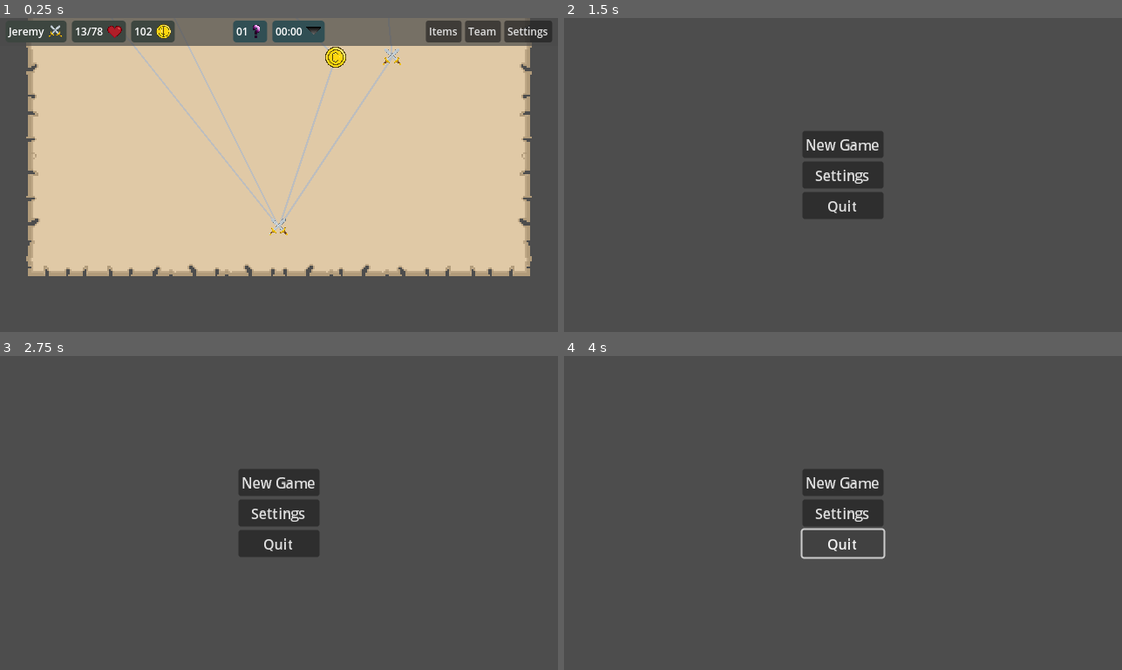
Above: before the commit, frames 1-4 (two rows, left to right).
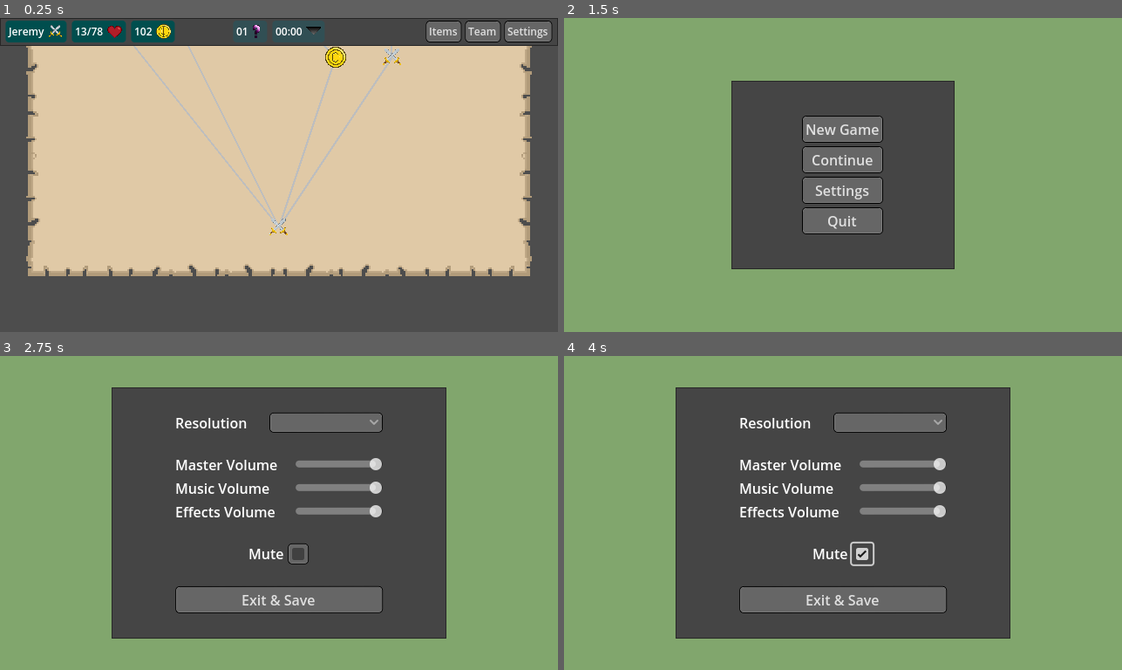
Above: after the commit, the same moments.

Repository: Willi-bot/GameProject
Game: Godot game, scene res://scenes/overworld/overworld.tscn
The game is run twice, just before and just after one commit, with the same random seed, the same clock (stepped at 60 frames per second) and the same inputs. This scene is started directly instead of the project's main scene.
Inputs (mouse positions are in pixels of both pictures, inside the frame that each line leads up to):
- Up to frame 1 (0.25 s): no input
- Up to frame 2 (1.5 s): click "Settings" at 0.5 s; click "Main Menu" at 1.25 s
- Up to frame 3 (2.75 s): click (279, 528) at 2 s, where only the run after the commit has a clickable "Settings"
- Up to frame 4 (4 s): click (887, 421) at 2.77 s; click (859, 553) at 3.52 s

The runs differ from the first frame. In frame 1, 7.1% of the frame differs, in the area x 0-100%, y 0-9%; in frame 2, 81%, in the area x 0-100%, y 0-100%; in frame 3, 60%; in frame 4, 60%.
Error before the commit: Invalid assignment of property or key 'paused' with value of type 'bool' on a base object of type 'null instance'. (res://scenes/overworld/pause/pause_menu.gd:…
Error after the commit: Invalid assignment of property or key 'visible' with value of type 'bool' on a base object of type 'null instance'. (res://scenes/main_menu/main_menu.gd:10)

Commit message:
add first draft of base theme, add logic for battle theme

Diff:
--- /dev/null
+++ b/gameproject/BaseTheme.tres
@@ -0,0 +1,49 @@
+[gd_resource type="Theme" load_steps=4 format=3 uid="uid://6y50peg58foq"]
+
+[sub_resource type="StyleBoxFlat" id="StyleBoxFlat_r34f5"]
+content_margin_left = 4.0
+content_margin_top = 4.0
+content_margin_right = 4.0
+content_margin_bottom = 4.0
+border_width_left = 1
+border_width_top = 1
+border_width_right = 1
+border_width_bottom = 1
+border_color = Color(0, 0, 0, 1)
+corner_radius_top_left = 4
+corner_radius_top_right = 4
+corner_radius_bottom_right = 4
+corner_radius_bottom_left = 4
+
+[sub_resource type="StyleBoxFlat" id="StyleBoxFlat_o3lb2"]
+content_margin_left = 4.0
+content_margin_top = 4.0
+content_margin_right = 4.0
+content_margin_bottom = 4.0
+bg_color = Color(0.6, 0.6, 0.6, 0.392157)
+border_width_left = 1
+border_width_top = 1
+border_width_right = 1
+border_width_bottom = 1
+border_color = Color(0, 0, 0, 1)
+corner_radius_top_left = 4
+corner_radius_top_right = 4
+corner_radius_bottom_right = 4
+corner_radius_bottom_left = 4
+
+[sub_resource type="StyleBoxFlat" id="StyleBoxFlat_sepei"]
+content_margin_left = 6.0
+content_margin_top = 6.0
+content_margin_right = 6.0
+content_margin_bottom = 6.0
+bg_color = Color(0.270588, 0.270588, 0.270588, 1)
+border_width_left = 1
+border_width_top = 1
+border_width_right = 1
+border_width_bottom = 1
+border_color = Color(0.154876, 0.154876, 0.154876, 1)
+
+[resource]
+Button/styles/hover = SubResource("StyleBoxFlat_r34f5")
+Button/styles/normal = SubResource("StyleBoxFlat_o3lb2")
+PanelContainer/styles/panel = SubResource("StyleBoxFlat_sepei")
--- /dev/null
+++ b/gameproject/scenes/battle/BattleTheme.tres
@@ -0,0 +1,3 @@
+[gd_resource type="Theme" format=3 uid="uid://b7xxgdb6l1oo8"]
+
+[resource]
--- a/gameproject/scenes/battle/battle.tscn
+++ b/gameproject/scenes/battle/battle.tscn
@@ -1,6 +1,7 @@
-[gd_scene load_steps=6 format=3 uid="uid://ddcqmwgt0m5rv"]
+[gd_scene load_steps=7 format=3 uid="uid://ddcqmwgt0m5rv"]
 
 [ext_resource type="Script" path="res://scenes/battle/battle_manager.gd" id="1_a8f3l"]
+[ext_resource type="Theme" uid="uid://b7xxgdb6l1oo8" path="res://scenes/battle/BattleTheme.tres" id="2_7y84o"]
 [ext_resource type="Texture2D" uid="uid://w1gybd0e0wt7" path="res://imgs/Background.png" id="2_ygs6r"]
 [ext_resource type="Texture2D" uid="uid://c16f4sj5ycduf" path="res://imgs/target_icon.png" id="3_gv6ij"]
 
@@ -35,6 +36,7 @@
 anchor_bottom = 1.0
 grow_horizontal = 2
 grow_vertical = 2
+theme = ExtResource("2_7y84o")
 theme_override_styles/panel = SubResource("StyleBoxTexture_6e2ut")
 
 [node name="TargetIcon" type="TextureRect" parent="."]
--- a/gameproject/scenes/main_menu/main_menu.tscn
+++ b/gameproject/scenes/main_menu/main_menu.tscn
@@ -1,6 +1,10 @@
-[gd_scene load_steps=2 format=3 uid="uid://dnlfem8u3gk6f"]
+[gd_scene load_steps=4 format=3 uid="uid://dnlfem8u3gk6f"]
 
 [ext_resource type="Script" path="res://scenes/main_menu/main_menu.gd" id="1_66cqi"]
+[ext_resource type="Theme" uid="uid://6y50peg58foq" path="res://BaseTheme.tres" id="2_1p5wg"]
+
+[sub_resource type="StyleBoxFlat" id="StyleBoxFlat_du2qp"]
+bg_color = Color(0.50532, 0.651007, 0.425991, 1)
 
 [node name="MainMenu" type="Control"]
 layout_mode = 3
@@ -11,40 +15,52 @@
 grow_vertical = 2
 script = ExtResource("1_66cqi")
 
-[node name="MarginContainer" type="MarginContainer" parent="."]
+[node name="SettingsBackground" type="Panel" parent="."]
 layout_mode = 1
-anchors_preset = 8
-anchor_left = 0.5
-anchor_top = 0.5
-anchor_right = 0.5
-anchor_bottom = 0.5
-offset_left = -20.0
-offset_top = -22.0
-offset_right = 20.0
-offset_bottom = 22.0
+anchors_preset = 15
+anchor_right = 1.0
+anchor_bottom = 1.0
 grow_horizontal = 2
 grow_vertical = 2
+theme_override_styles/panel = SubResource("StyleBoxFlat_du2qp")
 
-[node name="VBoxContainer" type="VBoxContainer" parent="MarginContainer"]
+[node name="PanelContainer" type="PanelContainer" parent="."]
+layout_mode = 1
+anchors_preset = -1
+anchor_left = 0.3
+anchor_top = 0.2
+anchor_right = 0.7
+anchor_bottom = 0.8
+grow_horizontal = 2
+grow_vertical = 2
+theme = ExtResource("2_1p5wg")
+
+[node name="VBoxContainer" type="VBoxContainer" parent="PanelContainer"]
 layout_mode = 2
+size_flags_horizontal = 4
+size_flags_vertical = 4
 
-[node name="New Game" type="Button" parent="MarginContainer/VBoxContainer"]
+[node name="New Game" type="Button" parent="PanelContainer/VBoxContainer"]
 layout_mode = 2
+theme = ExtResource("2_1p5wg")
 text = "New Game"
 
-[node name="Continue" type="Button" parent="MarginContainer/VBoxContainer"]
+[node name="Continue" type="Button" parent="PanelContainer/VBoxContainer"]
 layout_mode = 2
+theme = ExtResource("2_1p5wg")
 text = "Continue"
 
-[node name="Settings" type="Button" parent="MarginContainer/VBoxContainer"]
+[node name="Settings" type="Button" parent="PanelContainer/VBoxContainer"]
 layout_mode = 2
+theme = ExtResource("2_1p5wg")
 text = "Settings"
 
-[node name="Quit" type="Button" parent="MarginContainer/VBoxContainer"]
+[node name="Quit" type="Button" parent="PanelContainer/VBoxContainer"]
 layout_mode = 2
+theme = ExtResource("2_1p5wg")
 text = "Quit"
 
-[connection signal="pressed" from="MarginContainer/VBoxContainer/New Game" to="." method="_on_new_game_pressed"]
-[connection signal="pressed" from="MarginContainer/VBoxContainer/Continue" to="." method="_on_continue_pressed"]
-[connection signal="pressed" from="MarginContainer/VBoxContainer/Settings" to="." method="_on_settings_pressed"]
-[connection signal="pressed" from="MarginContainer/VBoxContainer/Quit" to="." method="_on_quit_pressed"]
+[connection signal="pressed" from="PanelContainer/VBoxContainer/New Game" to="." method="_on_new_game_pressed"]
+[connection signal="pressed" from="PanelContainer/VBoxContainer/Continue" to="." method="_on_continue_pressed"]
+[connection signal="pressed" from="PanelContainer/VBoxContainer/Settings" to="." method="_on_settings_pressed"]
+[connection signal="pressed" from="PanelContainer/VBoxContainer/Quit" to="." method="_on_quit_pressed"]
--- a/gameproject/scenes/overworld/items/items_menu.tscn
+++ b/gameproject/scenes/overworld/items/items_menu.tscn
@@ -2,27 +2,12 @@
 
 [ext_resource type="Script" path="res://scenes/overworld/items/items_menu.gd" id="1_wqkn4"]
 [ext_resource type="Shader" path="res://scenes/overworld/menu.gdshader" id="2_84ve2"]
+[ext_resource type="Theme" uid="uid://6y50peg58foq" path="res://BaseTheme.tres" id="3_4i8s2"]
 [ext_resource type="Texture2D" uid="uid://cnnuw6fwsulon" path="res://imgs/quit_icon.png" id="3_b15mb"]
 
 [sub_resource type="ShaderMaterial" id="ShaderMaterial_kskb7"]
 shader = ExtResource("2_84ve2")
 shader_parameter/gray_level = 1.0
-
-[sub_resource type="StyleBoxFlat" id="StyleBoxFlat_3bb2l"]
-content_margin_left = 12.0
-content_margin_top = 12.0
-content_margin_right = 12.0
-content_margin_bottom = 12.0
-bg_color = Color(0.474317, 0.400875, 0.338216, 1)
-border_width_left = 4
-border_width_top = 4
-border_width_right = 4
-border_width_bottom = 4
-border_color = Color(0, 0, 0, 1)
-corner_radius_top_left = 12
-corner_radius_top_right = 12
-corner_radius_bottom_right = 12
-corner_radius_bottom_left = 12
 
 [sub_resource type="StyleBoxFlat" id="StyleBoxFlat_yo7er"]
 content_margin_left = 4.0
@@ -65,7 +50,7 @@
 offset_bottom = 20.0
 grow_horizontal = 2
 grow_vertical = 2
-theme_override_styles/panel = SubResource("StyleBoxFlat_3bb2l")
+theme = ExtResource("3_4i8s2")
 
 [node name="HBoxContainer" type="VBoxContainer" parent="Panel Container"]
 layout_mode = 2
--- a/gameproject/scenes/overworld/overworld.tscn
+++ b/gameproject/scenes/overworld/overworld.tscn
@@ -11,18 +11,16 @@
 [ext_resource type="Texture2D" uid="uid://b2tgn71mejkg6" path="res://imgs/overworld_icons/question_mark_icon.png" id="8_7ftgb"]
 [ext_resource type="Texture2D" uid="uid://c16f4sj5ycduf" path="res://imgs/target_icon.png" id="9_lpb8i"]
 [ext_resource type="Script" path="res://scenes/overworld/menu_layer.gd" id="10_77ouk"]
+[ext_resource type="Theme" uid="uid://6y50peg58foq" path="res://BaseTheme.tres" id="10_m6pb5"]
 [ext_resource type="PackedScene" uid="uid://dnnke485su8a5" path="res://scenes/overworld/team/team_menu.tscn" id="12_ot02u"]
 [ext_resource type="PackedScene" uid="uid://cey85v4ldsstb" path="res://scenes/overworld/items/items_menu.tscn" id="13_1g3oo"]
 
-[sub_resource type="StyleBoxFlat" id="StyleBoxFlat_gpnix"]
-bg_color = Color(0.294118, 0.294118, 0.294118, 0.709804)
-
-[sub_resource type="StyleBoxFlat" id="StyleBoxFlat_qs3os"]
+[sub_resource type="StyleBoxFlat" id="StyleBoxFlat_1ioep"]
 content_margin_left = 4.0
 content_margin_top = 4.0
 content_margin_right = 4.0
 content_margin_bottom = 4.0
-bg_color = Color(0.238593, 0.273226, 0.252163, 1)
+bg_color = Color(0, 0.305944, 0.30655, 1)
 corner_radius_top_left = 4
 corner_radius_top_right = 4
 corner_radius_bottom_right = 4
@@ -39,6 +37,8 @@
 corner_radius_bottom_right = 4
 corner_radius_bottom_left = 4
 
+[sub_resource type="Theme" id="Theme_7keqo"]
+
 [node name="Overworld" type="Control"]
 layout_mode = 3
 anchors_preset = 15
@@ -80,7 +80,7 @@
 anchor_bottom = 1.0
 grow_horizontal = 2
 grow_vertical = 2
-theme_override_styles/panel = SubResource("StyleBoxFlat_gpnix")
+theme = ExtResource("10_m6pb5")
 
 [node name="Info" type="HBoxContainer" parent="TopMenu/TopMenu"]
 layout_mode = 1
@@ -98,12 +98,13 @@
 
 [node name="NameContainer" type="PanelContainer" parent="TopMenu/TopMenu/Info/PlayerInfo"]
 layout_mode = 2
-size_flags_horizontal = 4
-size_flags_vertical = 4
-theme_override_styles/panel = SubResource("StyleBoxFlat_qs3os")
+size_flags_horizontal = 6
+size_flags_vertical = 4
+theme_override_styles/panel = SubResource("StyleBoxFlat_1ioep")
 
 [node name="NameBox" type="HBoxContainer" parent="TopMenu/TopMenu/Info/PlayerInfo/NameContainer"]
 layout_mode = 2
+theme = ExtResource("10_m6pb5")
 
 [node name="Name" type="Label" parent="TopMenu/TopMenu/Info/PlayerInfo/NameContainer/NameBox"]
 layout_mode = 2
@@ -122,7 +123,7 @@
 layout_mode = 2
 size_flags_horizontal = 4
 size_flags_vertical = 4
-theme_override_styles/panel = SubResource("StyleBoxFlat_qs3os")
+theme_override_styles/panel = SubResource("StyleBoxFlat_1ioep")
 
 [node name="HealthBox" type="HBoxContainer" parent="TopMenu/TopMenu/Info/PlayerInfo/HealthContainer"]
 layout_mode = 2
@@ -141,7 +142,7 @@
 [node name="GoldContainer" type="PanelContainer" parent="TopMenu/TopMenu/Info/PlayerInfo"]
 layout_mode = 2
 size_flags_vertical = 4
-theme_override_styles/panel = SubResource("StyleBoxFlat_qs3os")
+theme_override_styles/panel = SubResource("StyleBoxFlat_1ioep")
 
 [node name="GoldBox" type="HBoxContainer" parent="TopMenu/TopMenu/Info/PlayerInfo/GoldContainer"]
 layout_mode = 2
@@ -206,22 +207,26 @@
 [node name="Controls" type="HBoxContainer" parent="TopMenu/TopMenu/Info"]
 layout_mode = 2
 size_flags_horizontal = 10
+theme = SubResource("Theme_7keqo")
 
 [node name="Items" type="Button" parent="TopMenu/TopMenu/Info/Controls"]
 layout_mode = 2
 size_flags_vertical = 4
+theme = ExtResource("10_m6pb5")
 theme_override_font_sizes/font_size = 12
 text = "Items"
 
 [node name="Team" type="Button" parent="TopMenu/TopMenu/Info/Controls"]
 layout_mode = 2
 size_flags_vertical = 4
+theme = ExtResource("10_m6pb5")
 theme_override_font_sizes/font_size = 12
 text = "Team"
 
 [node name="Settings" type="Button" parent="TopMenu/TopMenu/Info/Controls"]
 layout_mode = 2
 size_flags_vertical = 4
+theme = ExtResource("10_m6pb5")
 theme_override_font_sizes/font_size = 12
 text = "Settings"
 
--- a/gameproject/scenes/overworld/pause/pause_menu.gd
+++ b/gameproject/scenes/overworld/pause/pause_menu.gd
@@ -38,5 +38,5 @@
 
 
 func _on_main_menu_pressed() -> void:
+	resume()
 	get_tree().change_scene_to_file("res://scenes/main_menu/main_menu.tscn")
-	resume()
--- a/gameproject/scenes/overworld/pause/pause_menu.tscn
+++ b/gameproject/scenes/overworld/pause/pause_menu.tscn
@@ -3,26 +3,11 @@
 [ext_resource type="Script" path="res://scenes/overworld/pause/pause_menu.gd" id="1_4nsvc"]
 [ext_resource type="Shader" path="res://scenes/overworld/menu.gdshader" id="1_18xl2"]
 [ext_resource type="Texture2D" uid="uid://cnnuw6fwsulon" path="res://imgs/quit_icon.png" id="3_tp2jb"]
+[ext_resource type="Theme" uid="uid://6y50peg58foq" path="res://BaseTheme.tres" id="3_v1csx"]
 
 [sub_resource type="ShaderMaterial" id="ShaderMaterial_cov8m"]
 shader = ExtResource("1_18xl2")
 shader_parameter/gray_level = 0.0
-
-[sub_resource type="StyleBoxFlat" id="StyleBoxFlat_tn4jl"]
-content_margin_left = 12.0
-content_margin_top = 12.0
-content_margin_right = 12.0
-content_margin_bottom = 12.0
-bg_color = Color(0.26293, 0.131006, 0.00471501, 1)
-border_width_left = 4
-border_width_top = 4
-border_width_right = 4
-border_width_bottom = 4
-border_color = Color(0, 0, 0, 1)
-corner_radius_top_left = 12
-corner_radius_top_right = 12
-corner_radius_bottom_right = 12
-corner_radius_bottom_left = 12
 
 [sub_resource type="Animation" id="Animation_4dahd"]
 length = 0.001
@@ -117,7 +102,7 @@
 offset_bottom = 20.0
 grow_horizontal = 2
 grow_vertical = 2
-theme_override_styles/panel = SubResource("StyleBoxFlat_tn4jl")
+theme = ExtResource("3_v1csx")
 
 [node name="Close" type="TextureButton" parent="PanelContainer"]
 layout_mode = 2
--- a/gameproject/scenes/overworld/team/team_menu.tscn
+++ b/gameproject/scenes/overworld/team/team_menu.tscn
@@ -3,27 +3,12 @@
 [ext_resource type="Script" path="res://scenes/overworld/team/team_menu.gd" id="1_d6qbb"]
 [ext_resource type="Shader" path="res://scenes/overworld/menu.gdshader" id="2_xdjwe"]
 [ext_resource type="Texture2D" uid="uid://cnnuw6fwsulon" path="res://imgs/quit_icon.png" id="3_88gxv"]
+[ext_resource type="Theme" uid="uid://6y50peg58foq" path="res://BaseTheme.tres" id="3_gfvmk"]
 [ext_resource type="Texture2D" uid="uid://12477ptjebh6" path="res://imgs/player.png" id="4_0t58w"]
 
 [sub_resource type="ShaderMaterial" id="ShaderMaterial_5rp5v"]
 shader = ExtResource("2_xdjwe")
 shader_parameter/gray_level = 1.0
-
-[sub_resource type="StyleBoxFlat" id="StyleBoxFlat_twlaw"]
-content_margin_left = 12.0
-content_margin_top = 12.0
-content_margin_right = 12.0
-content_margin_bottom = 12.0
-bg_color = Color(0.452775, 0.254769, 0.854527, 1)
-border_width_left = 4
-border_width_top = 4
-border_width_right = 4
-border_width_bottom = 4
-border_color = Color(0, 0, 0, 1)
-corner_radius_top_left = 12
-corner_radius_top_right = 12
-corner_radius_bottom_right = 12
-corner_radius_bottom_left = 12
 
 [sub_resource type="StyleBoxFlat" id="StyleBoxFlat_f1bk3"]
 content_margin_left = 4.0
@@ -70,7 +55,7 @@
 offset_bottom = 20.0
 grow_horizontal = 2
 grow_vertical = 2
-theme_override_styles/panel = SubResource("StyleBoxFlat_twlaw")
+theme = ExtResource("3_gfvmk")
 
 [node name="Close" type="TextureButton" parent="Panel Container"]
 layout_mode = 2
--- a/gameproject/scenes/settings/settings.tscn
+++ b/gameproject/scenes/settings/settings.tscn
@@ -2,20 +2,10 @@
 
 [ext_resource type="Script" path="res://scenes/settings/settings.gd" id="1_llf1e"]
 [ext_resource type="AudioStream" uid="uid://mqjlk2nhlbxe" path="res://scenes/settings/bgm.mp3" id="2_salj4"]
+[ext_resource type="Theme" uid="uid://6y50peg58foq" path="res://BaseTheme.tres" id="2_wyk5j"]
 
 [sub_resource type="StyleBoxFlat" id="StyleBoxFlat_0g7f2"]
 bg_color = Color(0.50532, 0.651007, 0.425991, 1)
-
-[sub_resource type="StyleBoxFlat" id="StyleBoxFlat_10von"]
-content_margin_left = 15.0
-content_margin_top = 15.0
-content_margin_right = 15.0
-content_margin_bottom = 15.0
-bg_color = Color(0.294118, 0.294118, 0.294118, 0.439216)
-corner_radius_top_left = 10
-corner_radius_top_right = 10
-corner_radius_bottom_right = 10
-corner_radius_bottom_left = 10
 
 [node name="Settings" type="Control"]
 layout_mode = 3
@@ -37,28 +27,23 @@
 
 [node name="PanelContainer" type="PanelContainer" parent="."]
 layout_mode = 1
-anchors_preset = 8
-anchor_left = 0.5
-anchor_top = 0.5
-anchor_right = 0.5
-anchor_bottom = 0.5
-offset_left = -89.5
-offset_top = -11.5
-offset_right = 89.5
-offset_bottom = 11.5
-grow_horizontal = 2
-grow_vertical = 2
+anchors_preset = -1
+anchor_left = 0.2
+anchor_top = 0.1
+anchor_right = 0.8
+anchor_bottom = 0.9
 rotation = -0.000727543
-theme_override_styles/panel = SubResource("StyleBoxFlat_10von")
+theme = ExtResource("2_wyk5j")
 
 [node name="MenuOptions" type="VBoxContainer" parent="PanelContainer"]
 layout_mode = 2
+size_flags_horizontal = 4
+size_flags_vertical = 4
 theme_override_constants/separation = 25
 
 [node name="ResolutionOption" type="HBoxContainer" parent="PanelContainer/MenuOptions"]
 layout_mode = 2
-size_flags_horizontal = 4
-size_flags_vertical = 3
+size_flags_vertical = 6
 theme_override_constants/separation = 25
 
 [node name="Label" type="Label" parent="PanelContainer/MenuOptions/ResolutionOption"]
@@ -67,9 +52,14 @@
 
 [node name="OptionButton" type="OptionButton" parent="PanelContainer/MenuOptions/ResolutionOption"]
 layout_mode = 2
+size_flags_horizontal = 3
+theme = ExtResource("2_wyk5j")
+alignment = 1
 
 [node name="VolumeSliders" type="HBoxContainer" parent="PanelContainer/MenuOptions"]
 layout_mode = 2
+size_flags_horizontal = 4
+size_flags_vertical = 4
 theme_override_constants/separation = 20
 
 [node name="Labels" type="VBoxContainer" parent="PanelContainer/MenuOptions/VolumeSliders"]
@@ -140,6 +130,7 @@
 
 [node name="ExitButton" type="Button" parent="PanelContainer/MenuOptions"]
 layout_mode = 2
+theme = ExtResource("2_wyk5j")
 text = "Exit & Save"
 
 [node name="AudioStreamPlayer" type="AudioStreamPlayer" parent="."]
Not shown: 1 places in gameproject/scenes/overworld/overworld.tscn that only renumber resources
